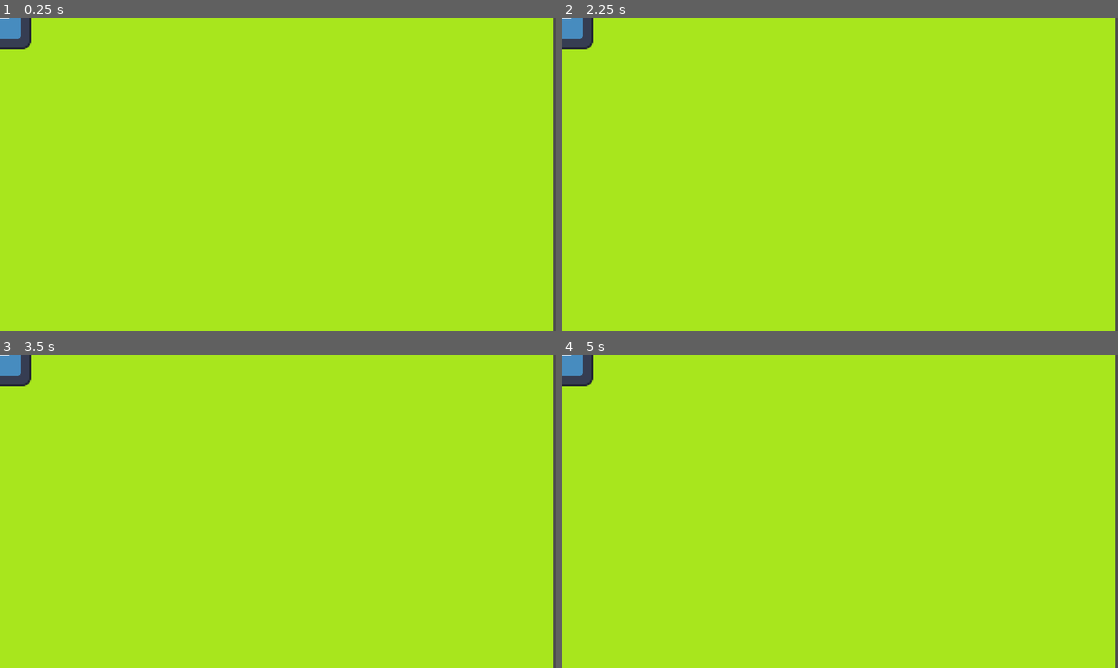
Above: before the commit, frames 1-4 (two rows, left to right).
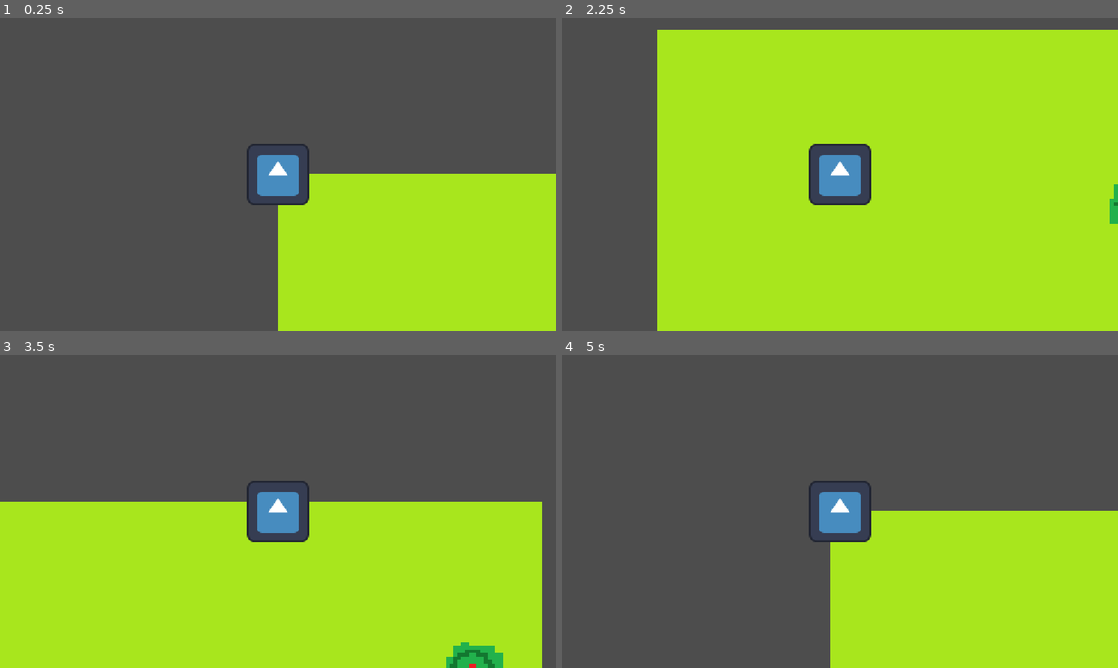
Above: after the commit, the same moments.

Repository: BouncyBlueBall-Loggi4rel4rel/GTA2026
Game: Godot game, scene res://Main.tscn
Two runs of this game, one before a commit and one after it. Both use one fixed random seed, a clock stepped at 60 frames per second and the inputs below. The engine's default icon, where the game draws it, is replaced by a stand-in: a white triangle on a blue panel in a dark square.
Inputs:
- Up to frame 1 (0.25 s): no input
- Up to frame 2 (2.25 s): tap Enter at 0.5 s; hold D (right) 0.53-1.28 s; hold S (down) 1.28-2.03 s; hold D (right) from 2.03 s (still down)
- Up to frame 3 (3.5 s): release D (right) at 2.78 s; hold W (up) from 2.78 s (still down)
- Up to frame 4 (5 s): release W (up) at 3.53 s; hold A (left) from 3.53 s (still down)

The runs differ from the first frame. In frame 1, 75% of the frame differs, in the area x 0-100%, y 0-100%; in frame 2, 23%; in frame 3, 50%; in frame 4, 75%.

Commit message:
Fixed Movement

Diff:
--- a/Main.tscn
+++ b/Main.tscn
@@ -1,7 +1,12 @@
 [gd_scene format=3 uid="uid://i8soj8r3ppdo"]
 
 [ext_resource type="Texture2D" uid="uid://cxs410tylrdl8" path="res://Justdebugsprites/Green16x16.png" id="1_glv2v"]
-[ext_resource type="PackedScene" uid="uid://bhcbhricemcba" path="res://Character.tscn" id="2_uu6xs"]
+[ext_resource type="PackedScene" uid="uid://bhcbhricemcba" path="res://Character/Character.tscn" id="2_uu6xs"]
+[ext_resource type="Script" uid="uid://7tog35e7abpq" path="res://Scripts/Movement.gd" id="3_r0du0"]
+[ext_resource type="Texture2D" uid="uid://cwet1n28acuja" path="res://Justdebugsprites/BadBush.png" id="4_cm0pq"]
+
+[sub_resource type="RectangleShape2D" id="RectangleShape2D_fos0i"]
+size = Vector2(126, 57)
 
 [node name="Node2D" type="Node2D" unique_id=1202836951]
 
@@ -11,3 +16,19 @@
 texture = ExtResource("1_glv2v")
 
 [node name="CharacterBody2D" parent="." unique_id=2117472170 instance=ExtResource("2_uu6xs")]
+script = ExtResource("3_r0du0")
+speed = 400.0
+
+[node name="Camera2D" type="Camera2D" parent="CharacterBody2D" unique_id=1656533314]
+
+[node name="StaticBody2D" type="StaticBody2D" parent="." unique_id=1502123318]
+position = Vector2(1003, 343)
+
+[node name="Sprite2D" type="Sprite2D" parent="StaticBody2D" unique_id=2075686690]
+texture_filter = 1
+scale = Vector2(7.9375, 7.4375)
+texture = ExtResource("4_cm0pq")
+
+[node name="CollisionShape2D" type="CollisionShape2D" parent="StaticBody2D" unique_id=1206382627]
+position = Vector2(0, 30.5)
+shape = SubResource("RectangleShape2D_fos0i")
Renamed: Character.tscn -> Character/Character.tscn
Binary file added: Justdebugsprites/BadBush.png
Not shown, added: Justdebugsprites/BadBush.png.import
Renamed: Movement.gd.uid -> Scripts/Movement.gd.uid
